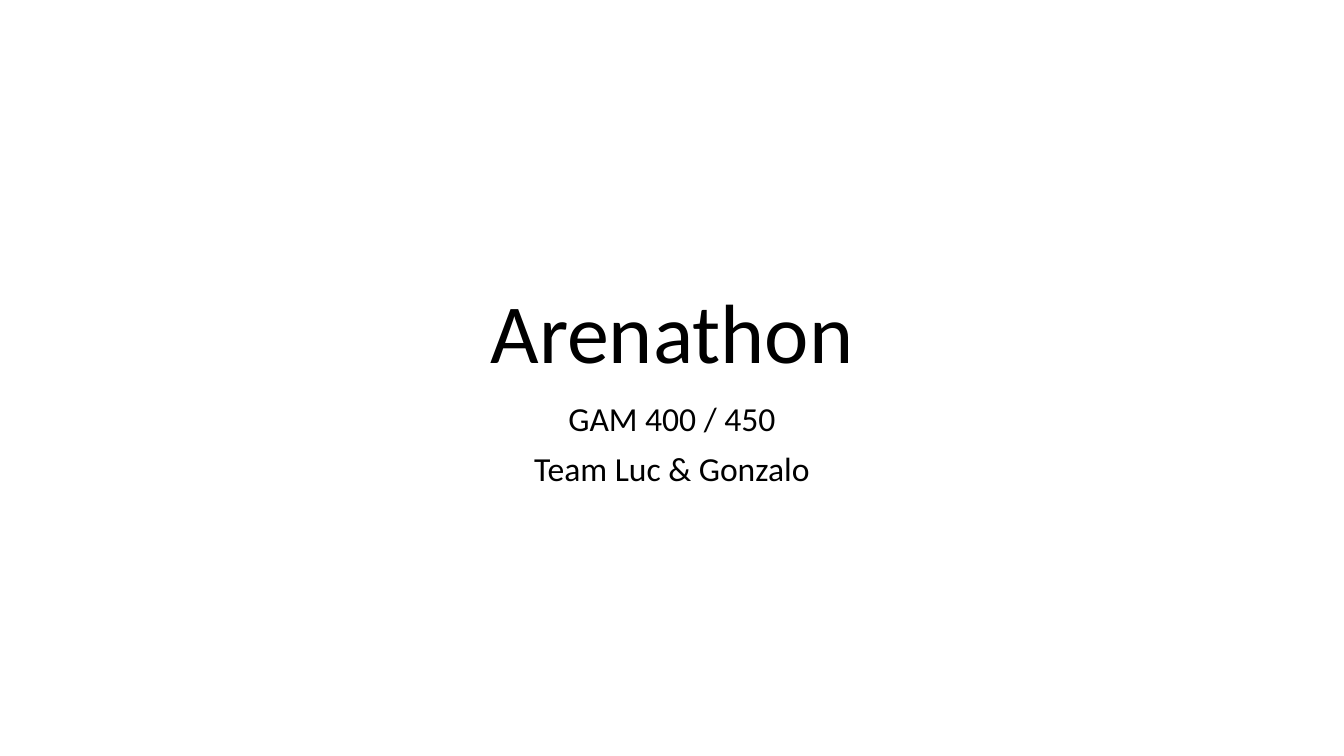
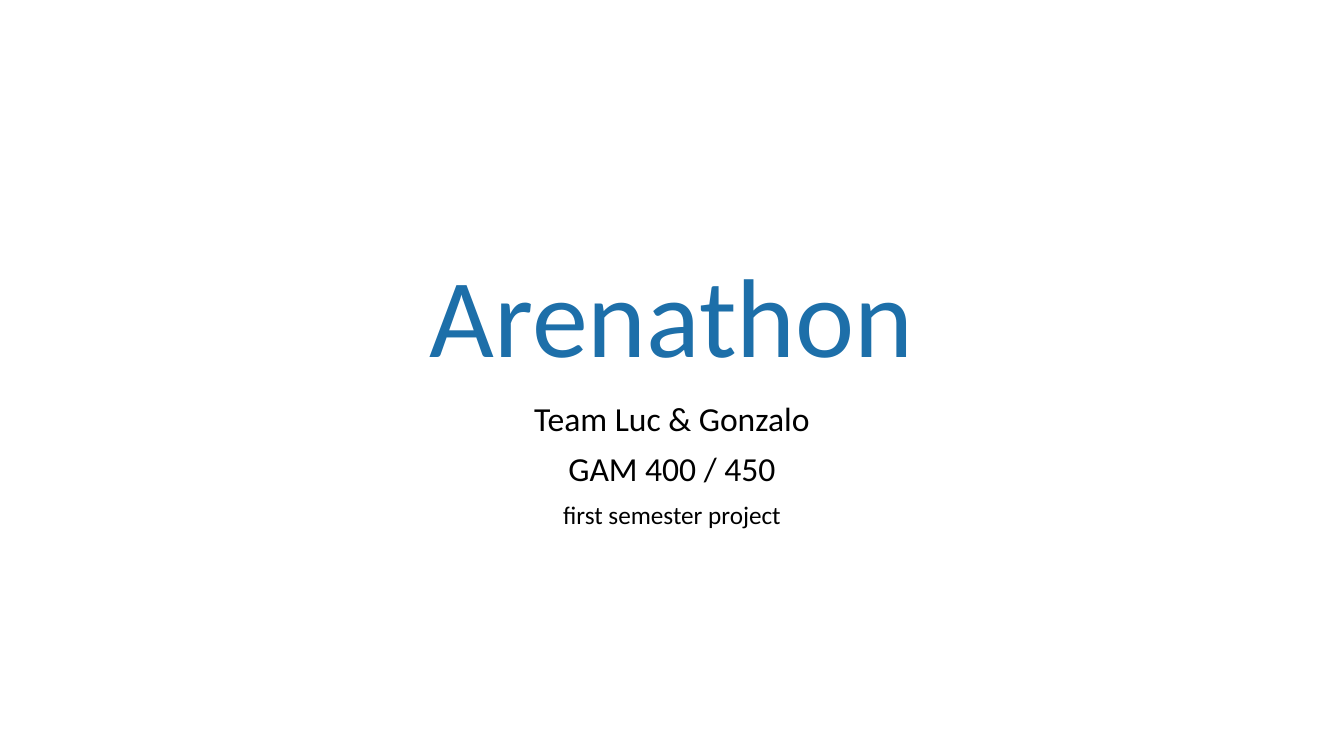
Before and after one commit to Bilbobull/LucAndGonzalo, a slide deck: slide 1 of Presentation One.pptx. Drawn at 1344x756 pixels with LibreOffice and Linux fonts; fonts in the diff are those of the drawing. Boxes give left, top, right and bottom in pixels: in the first picture for what was removed or moved away, otherwise in the second. Text is boxed around its words. In the diff, an @@ line names an element or a change of style, - is before the commit and + after.

```diff
--- a/Presentation One.pptx
+++ b/Presentation One.pptx
@@ title "Arenathon" at <box>430,279,913,358</box>: size 60 to 80 pt, text colour #000000 to #1D6FA9 @@
@@ subtitle at <box>534,407,810,432</box>: paragraph added @@
+Team Luc & Gonzalo
@@ subtitle at <box>563,506,780,529</box>: text changed; size 24 to 18 pt @@
-Team Luc & Gonzalo
+first semester project
```
Also in this commit, not shown: 5 other slides changed.
